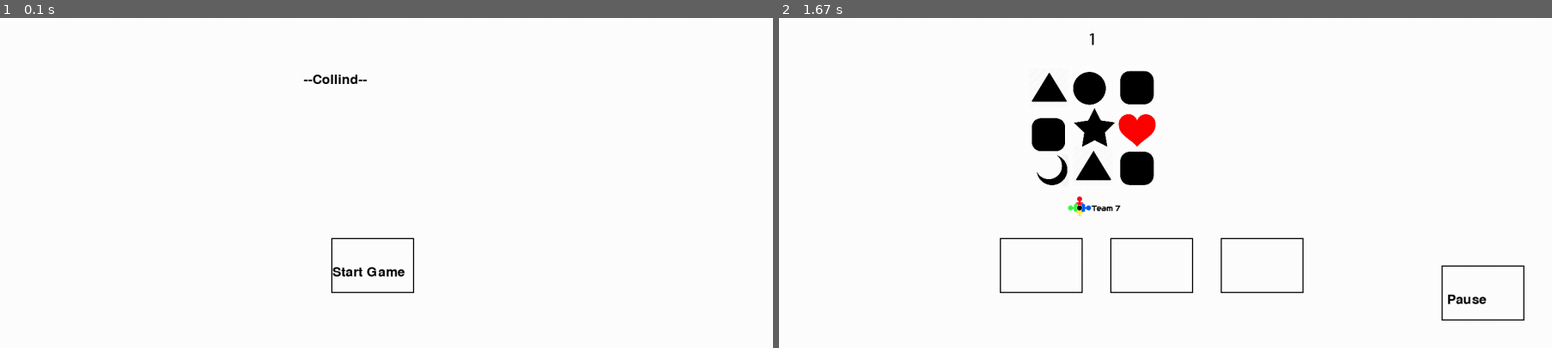
Above: before the commit, frames 1-2 (left to right).
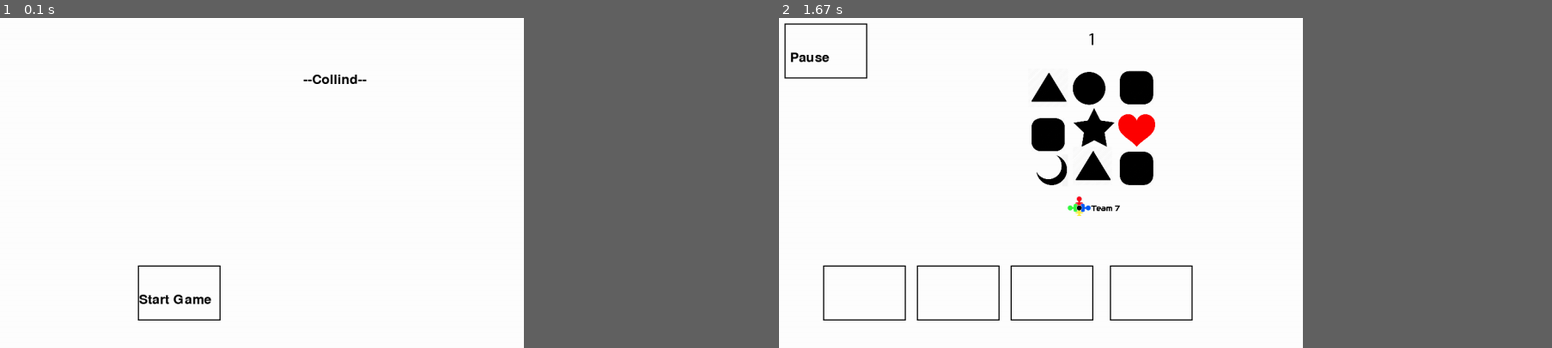
Above: after the commit, the same moments.

Repository: evghega/Collind
Game: pygame game, started from Main.py
The game is run twice, just before and just after one commit, with the same random seed, the same clock (stepped at 60 frames per second) and the same inputs.
Inputs:
- Up to frame 1 (0.1 s): no input
- Up to frame 2 (1.67 s): click "Start Game" at 0.38 s
In our replay, the window is 900x385 before the commit and 610x385 after it. These sizes can differ from the game's own. Grey fills any space a smaller window leaves; there, only what the larger window draws over its background counts as a difference.

The runs differ from the first frame. In frame 1, 0.8% of the frame differs, in the area x 17-54%, y 17-92%; in frame 2, 2.2%, in the area x 0-97%, y 1-92%.

Commit message:
change name main

Diff:
--- a/Main.py
+++ b/Main.py
@@ -9,22 +9,24 @@
 pygame.init()
 
 # Set the width and height of the screen [width, height]
-size = (1400, 600)
+size = (950, 600)
 screen = pygame.display.set_mode(size)
 screen_Num=0
 Mouse_x=0
 Mouse_y=0
-A1_x=400
-A1_y=400
-A2_x=600
-A2_y=400
-A3_x=800
-A3_y=400
+A1_x=80
+A1_y=450
+A2_x=250
+A2_y=450
+A3_x=420
+A3_y=450
+A4_x=600
+A4_y=450
 A_wid=150
 A_hig=100
-Pause_x = 1200
-Pause_y=450
-Center_x= 1400/2-A_wid
+Pause_x =10
+Pause_y=10
+Center_x= 950/2-A_wid
 Center_y= 600/2-A_hig
 
 font = pygame.font.Font(None, 36)
@@ -92,6 +94,7 @@
         pygame.draw.rect(screen, BLACK, [A1_x, A1_y, A_wid, A_hig], 2)
         pygame.draw.rect(screen, BLACK, [A2_x, A2_y, A_wid, A_hig], 2)
         pygame.draw.rect(screen, BLACK, [A3_x, A3_y, A_wid, A_hig], 2)
+        pygame.draw.rect(screen, BLACK, [A4_x, A4_y, A_wid, A_hig], 2)
         pygame.draw.rect(screen, BLACK, [Pause_x, Pause_y, A_wid, A_hig], 2)
         text = font.render("Pause", True, BLACK)
         screen.blit(text, [Pause_x + 10, Pause_y + A_hig / 2])
